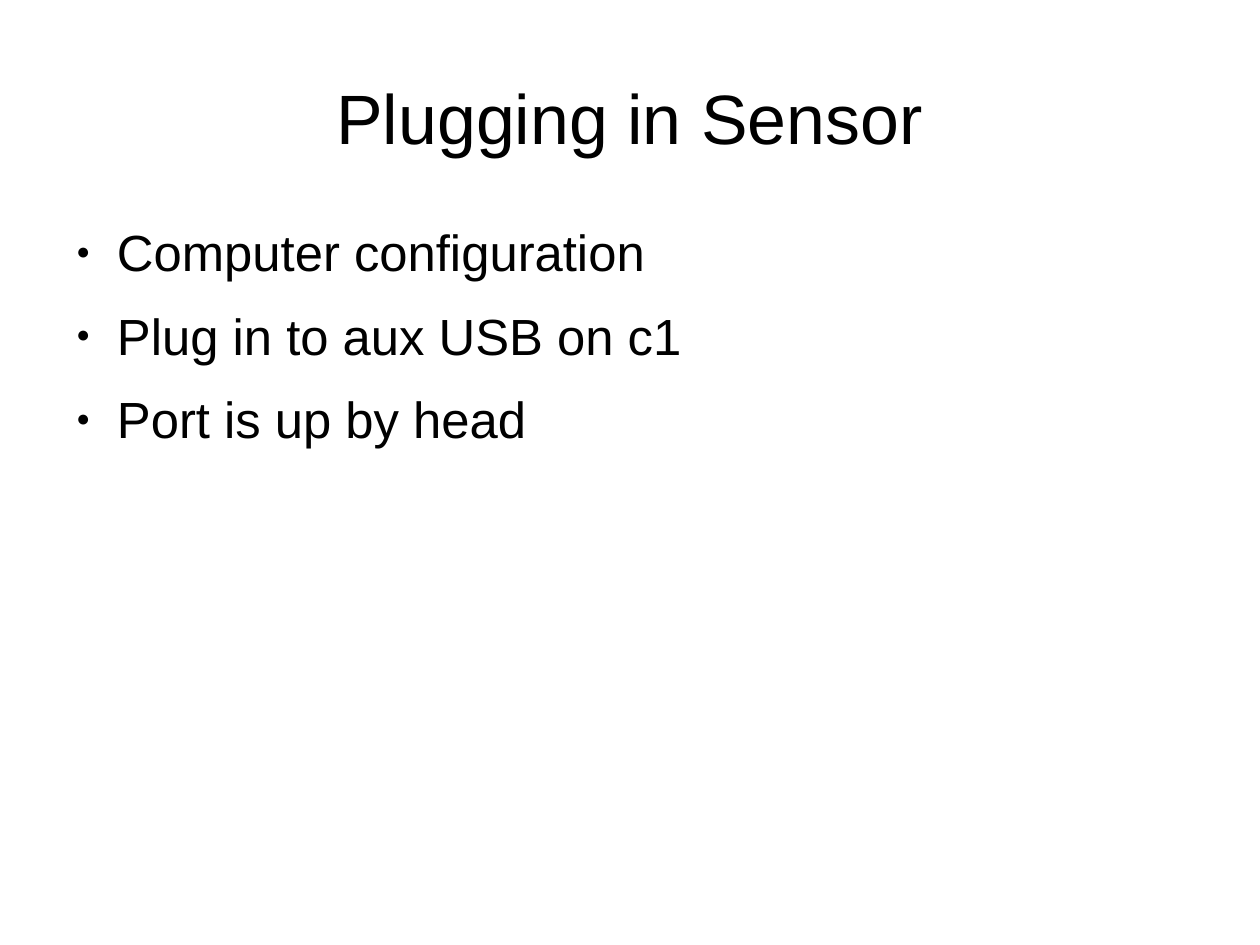
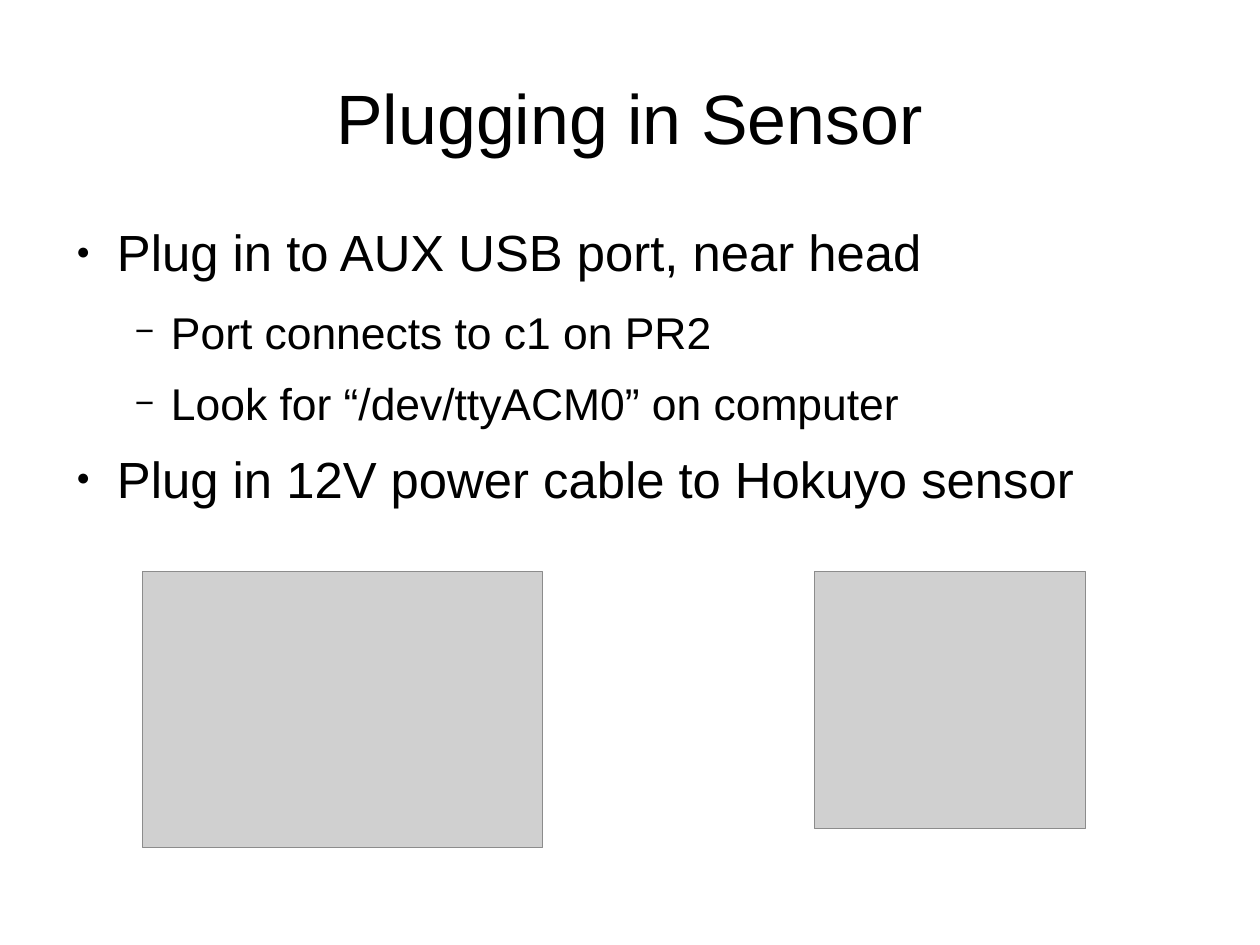
Before and after one commit to PR2/pr2_docs, a slide deck: slide 12 of pr2_training_workshop/modifying_pr2/adding_sensor.odp (slide 8 before the commit). Drawn at 1260x945 pixels with LibreOffice and Linux fonts; fonts in the diff are those of the drawing; grey boxes stand for pictures. Boxes give left, top, right and bottom in pixels: in the first picture for what was removed or moved away, otherwise in the second. Text is boxed around its words. In the diff, an @@ line names an element or a change of style, - is before the commit and + after.

Commit message:
Adding a sensor has links to tutorials, pictures, instructions. #29

```diff
--- a/pr2_training_workshop/modifying_pr2/adding_sensor.odp
+++ b/pr2_training_workshop/modifying_pr2/adding_sensor.odp
@@ text at [117, 234, 1073, 508]: text changed @@
-● Computer configuration
-● Plug in to aux USB on c1
-● Port is up by head
+● Plug in to AUX USB port, near head
+  − Port connects to c1 on PR2
+  − Look for “/dev/ttyACM0” on computer
+● Plug in 12V power cable to Hokuyo sensor
@@ picture added at [143, 572, 543, 848] @@
@@ picture added at [815, 572, 1086, 829] @@
```
Also in this commit, not shown: 6 other slides changed, 7 slides added, 2 slides removed.
